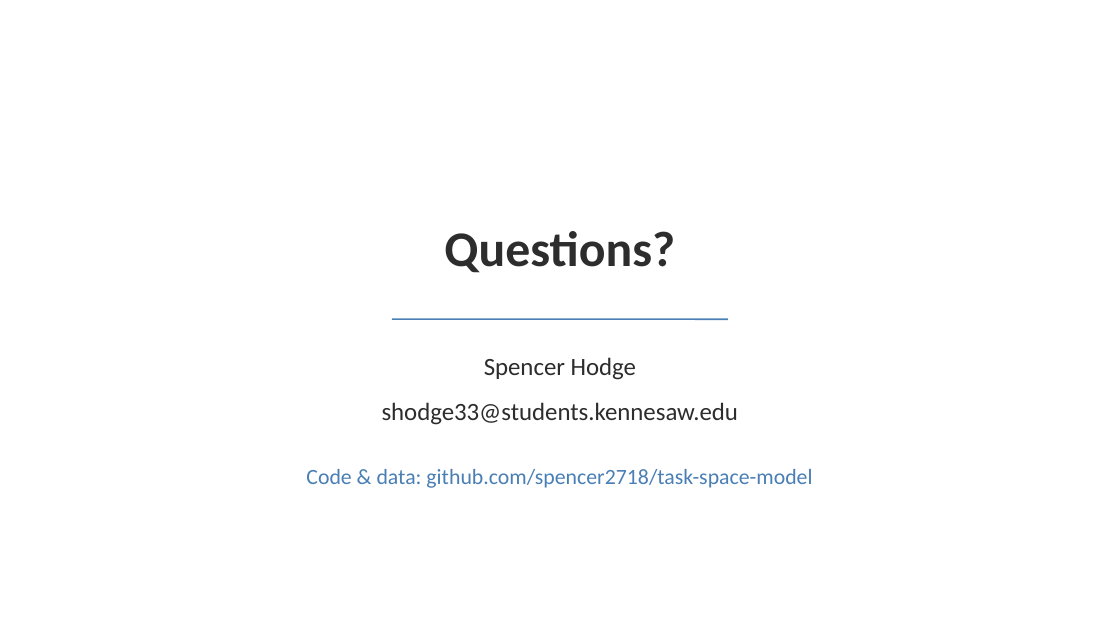
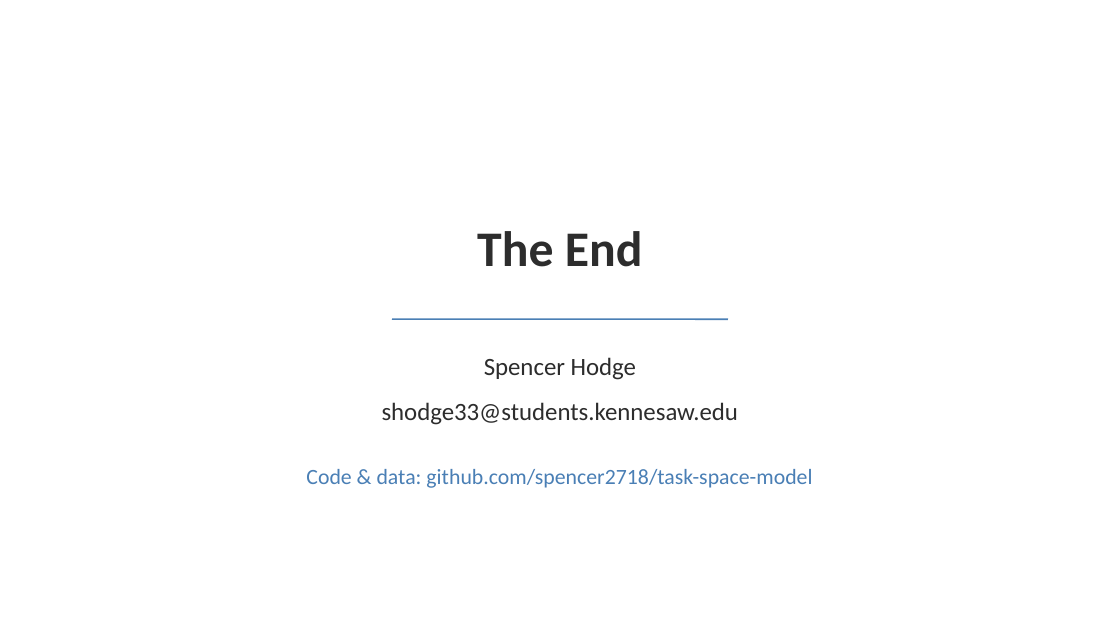
Before and after one commit to spencer2718/task-space-model, a slide deck: slide 10 of writing/presentation/task_embeddings_deck.pptx. Drawn at 1120x630 pixels with LibreOffice and Linux fonts; fonts in the diff are those of the drawing. Boxes give left, top, right and bottom in pixels: in the first picture for what was removed or moved away, otherwise in the second. Text is boxed around its words. In the diff, an @@ line names an element or a change of style, - is before the commit and + after.

```diff
--- a/writing/presentation/task_embeddings_deck.pptx
+++ b/writing/presentation/task_embeddings_deck.pptx
@@ text at box(477, 231, 643, 267): text changed @@
-Questions?
+The End
```
Also in this commit, not shown: 2 other files.
